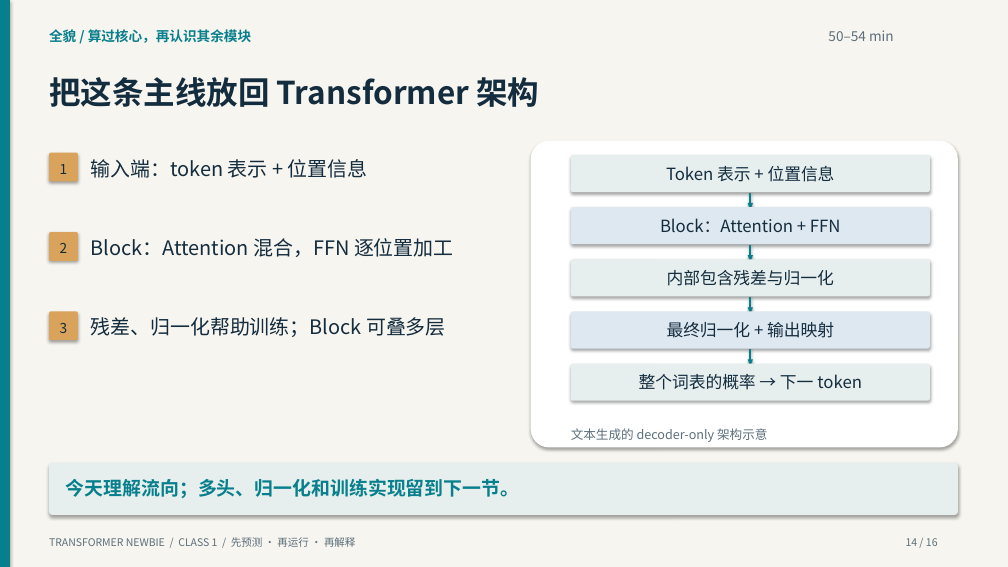
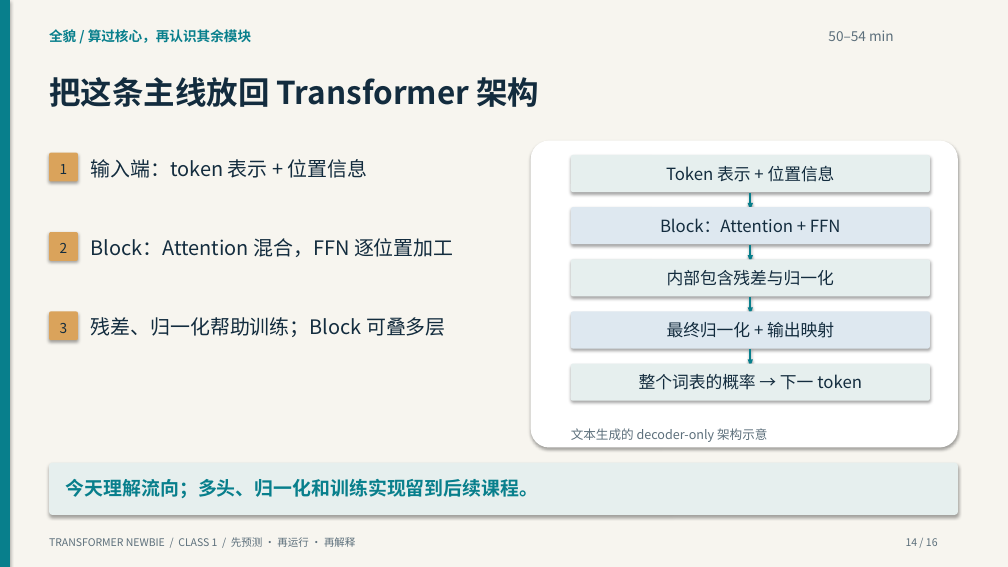
Before and after one commit to yangzy723/Transformer-Newbie, a slide deck: slide 14 of class1/class1_simple.pptx. Drawn at 1008x567 pixels with LibreOffice and Linux fonts; fonts in the diff are those of the drawing. Boxes give left, top, right and bottom in pixels: in the first picture for what was removed or moved away, otherwise in the second. Text is boxed around its words. In the diff, an @@ line names an element or a change of style, - is before the commit and + after.

```diff
--- a/class1/class1_simple.pptx
+++ b/class1/class1_simple.pptx
@@ text at bbox=[66, 479, 538, 498]: text changed @@
-今天理解流向；多头、归一化和训练实现留到下一节。
+今天理解流向；多头、归一化和训练实现留到后续课程。
```
Also in this commit, not shown: 31 other files.
